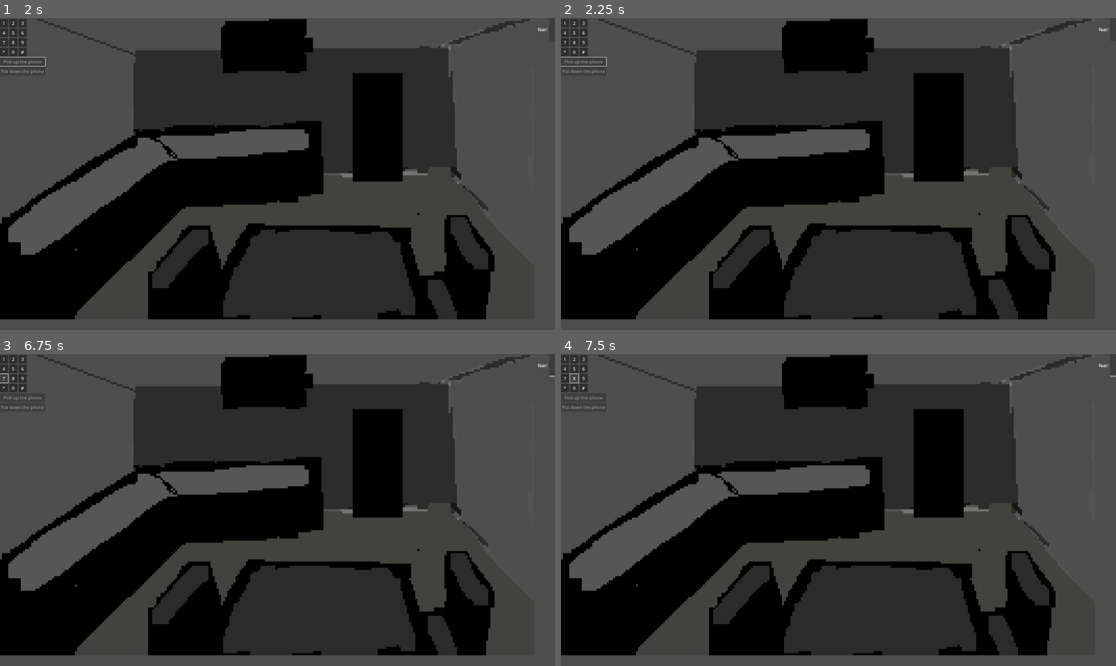
Above: before the commit, frames 1-4 (two rows, left to right).
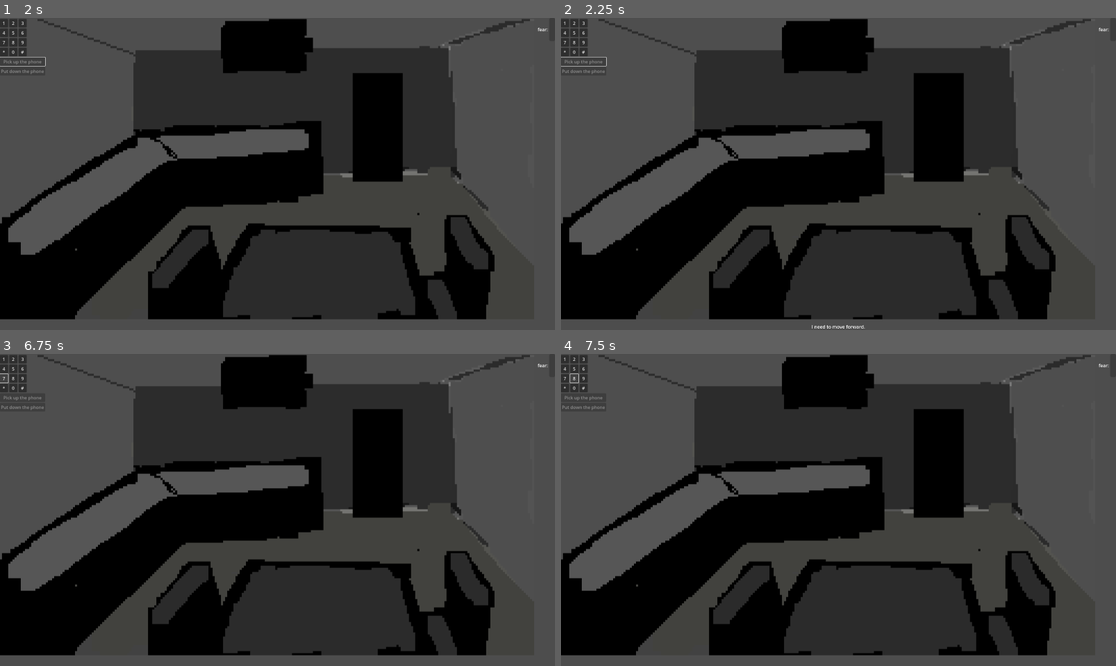
Above: after the commit, the same moments.

Repository: HypotheticalWhale/gamejai-0
Game: Godot game, scene res://Main.tscn
The game is run twice, just before and just after one commit, with the same random seed, the same clock (stepped at 60 frames per second) and the same inputs.
Inputs (mouse positions are in pixels of both pictures, inside the frame that each line leads up to):
- Up to frame 1 (2 s): tap Enter at 0.5 s; move the mouse to (399, 158) at 0.52 s; hold Up (ui_up) 0.53-1.25 s; click (399, 158) at 0.67 s; click "Pick up the phone" at 1.25 s
- Up to frame 2 (2.25 s): click "3" at 2 s
- Up to frame 3 (6.75 s): click "1" at 2.75 s; click "2" at 3.5 s; click "4" at 4.25 s; click "5" at 5 s; click "6" at 5.75 s; click "7" at 6.5 s
- Up to frame 4 (7.5 s): click "8" at 7.25 s

Frame 1 is identical in both runs. In frame 2, less than 0.1% of the frame differs, in the area x 45-55%, y 98-100%; in frame 3, less than 0.1%; in frame 4, less than 0.1%.

Commit message:
added 3 dialogs

Diff:
--- a/Globals.gd
+++ b/Globals.gd
@@ -31,3 +31,29 @@
 var num_rows = 3
 var picture_global_position = Vector2(480, 240)
 # end unscramble picture variables
+
+# start dialog variables
+var dialog_data = {
+	"BEGINNING": "I need to move forward.",
+	"UPON REACHING BEDROOM": "There’s nowhere to go from here.",
+	"AFTER 30 SECONDS OF BEING IN BEDROOM": "There has to be something I can do…",
+	"AFTER OPENING CLOSET":" A secret door… I wonder how long this has been here. ",
+	"CORRIDOR DIALOGUE (NECESSARY, TO SET SCENE FOR TIER 2)":" Is it really alright to keep moving forward? I don’t know if I have the right. ",
+	"CORRIDOR DIALOGUE (NECESSARY, TO SET SCENE FOR TIER 3)":" There has to be an end to all this. There has to be something I can do to move on.",
+	"CORRIDOR DIALOGUE (UPON ENTERING CORRIDOR FOR SECOND TIME, PICTURE INCOMPLETE– HINT!)":" I can’t seem to remember her face… I wish I could see a picture. ",
+	"CORRIDOR DIALOGUE (UPON ENTERING CORRIDOR FOR SECOND TIME, CALL INCOMPLETE– HINT!)":" I wish I could hear her voice… then I’d know what to do. ",
+	"COMPLETION OF PUZZLE":" That’s what she looked like… we look happy. ",
+	"PHONE DIALOGUE 1": "You’ve reached: GLADWELL HOSPITAL. If you have a grievous injury, press 1. If you have medical queries, press 2. If you’d like to make an appointment, press 3. (That’s not it.) ",
+	"PHONE DIALOGUE 2":" BZZT. BZZT. LOW, GROWLING SOUNDS. ",
+	"PHONE DIALOGUE 3":" BZZT. BZZT. SOBBING, DISTANT. ",
+	"PHONE DIALOGUE 4":" (Man’s voice, angry.) Hello? Who is this? Hello? I know you’re there. I don’t ever want you calling this number again, you understand? ",
+	"PHONE DIALOGUE 5":" Breathing sounds. Phone hangs up. ",
+	"PHONE DIALOGUE 6 (CORRECT) ":" (Woman’s Voice) Hello? Hey, you. It’s good to hear your voice. I’ve got something very important to tell you. (pause) (laughter, clear and bright). Did you think it was really me? (Laughter). Thanks for calling. Leave a message or something. Bye!",
+	"CORRIDOR DIALOGUE (NECESSARY, TO SET SCENE FOR TIER 4)": "I don’t know if I want to, but I’m starting to remember. ",
+	"DIALOGUE 1 (TRIGGERED BY ENTERING CORRIDOR SECOND TIME)": "How many years did we spend here? How many times did we walk through these rooms? I cannot stop moving forward. I am a stone thrown, arrow fired, a promise set in some distant future.",
+	"DIALOGUE 2 (TRIGGERED BY ENTERING CORRIDOR THIRD TIME)":"Is it fair? Is there a world in which I hold her in my arms again, born anew, a slate wiped clean, to meet as if we’d never met, would we play out this same, tragic myth?",
+	"DIALOGUE 3 (TRIGGERED BY ENTERING CORRIDOR FOURTH TIME)": "There is no justice, not for something like me. There is no world in which I am allowed to hold. Unborn, filth, to never meet because we had to meet. I know how it ends. I know how it all ends.",
+	"UPON ENTERING BEDROOM FOR THE LAST TIME, CORRIDOR LOCKED": "There’s nothing left. There’s nowhere left to go. I know how it ends. I know how it all ends.",
+	"FINAL DIALOGUE (UPON TURNING BACK)": "I’m sorry. I’m sorry. I’m sorry. I’m sorry. I’m sorry. I’m sorry."
+}
+# end dialog variables
--- a/Main.gd
+++ b/Main.gd
@@ -4,7 +4,7 @@
 var current_room_string = "res://Scenes/Screen.tscn"
 var current_room = null
 var first_stage = true
-var player_has_key = true
+var player_has_key = false
 @onready var fear_timer: Timer = %FearTimer
 var stage: int = 3  # Start at Stage 1
 var basefeat = {
@@ -30,7 +30,7 @@
 		fear_timer.stop()
 		fear_timer.start()
 
-	if first_stage and new_pos == Vector2(0,4):
+	if first_stage and new_pos == Vector2(0,5):
 		print("No room here")
 		return
 
@@ -61,6 +61,13 @@
 	var scene = load(scene_to_load).instantiate()
 	load_room()
 
+	await get_tree().create_timer(2).timeout
+	%Dialog.visible = true
+	%Dialog.text = Globals.dialog_data["BEGINNING"]
+	await get_tree().create_timer(3).timeout
+	%Dialog.visible = false
+
+
 func _process(delta: float) -> void:
 	%FearMeter.value = Globals.fear
 	if Input.is_action_just_pressed("ui_up"):
--- a/Main.tscn
+++ b/Main.tscn
@@ -33,6 +33,20 @@
 fill_mode = 3
 show_percentage = false
 
+[node name="Dialog" type="Label" parent="CanvasLayer"]
+unique_name_in_owner = true
+visible = false
+anchors_preset = 7
+anchor_left = 0.5
+anchor_top = 1.0
+anchor_right = 0.5
+anchor_bottom = 1.0
+offset_left = -20.0
+offset_top = -23.0
+offset_right = 20.0
+grow_horizontal = 2
+grow_vertical = 0
+
 [node name="FearTimer" type="Timer" parent="."]
 unique_name_in_owner = true
 wait_time = 3.0
--- a/Scenes/Bedroom.tscn
+++ b/Scenes/Bedroom.tscn
@@ -134,6 +134,15 @@
 text = "aksjdhflkjasdfhkldsjhalkfjhfd"
 script = ExtResource("3_0y5hw")
 
+[node name="Closet" type="Button" parent="." index="3"]
+layout_mode = 0
+offset_left = 863.0
+offset_top = 510.0
+offset_right = 1094.0
+offset_bottom = 541.0
+text = "this is a closet"
+
 [connection signal="pressed" from="ScrambledPicture/ExitPicture" to="." method="_on_exit_picture_pressed"]
 [connection signal="pressed" from="ShowPicture" to="." method="_on_show_picture_pressed"]
 [connection signal="pressed" from="ShowPicture" to="ShowPicture" method="_on_pressed"]
+[connection signal="pressed" from="Closet" to="." method="_on_closet_pressed"]
--- a/Scenes/bedroom.gd
+++ b/Scenes/bedroom.gd
@@ -3,6 +3,18 @@
 func _ready() -> void:
 	await update_picture_id2coord()
 	await initialize_picture()
+	var dialog = get_tree().current_scene.get_node("CanvasLayer/Dialog")
+	if get_tree().current_scene.stage == 3:
+		dialog.visible = true
+		dialog.text = Globals.dialog_data["UPON REACHING BEDROOM"]
+		await get_tree().create_timer(3).timeout
+		dialog.visible = false
+
+	await get_tree().create_timer(3).timeout
+	dialog.visible = true
+	dialog.text = Globals.dialog_data["AFTER 30 SECONDS OF BEING IN BEDROOM"]
+	await get_tree().create_timer(3).timeout
+	dialog.visible = false
 
 func get_adjacent_gap(tile_coord):
 	# id 8 represents gap
@@ -88,3 +100,8 @@
 
 func _on_exit_picture_pressed() -> void:
 	%ScrambledPicture.visible = false
+
+
+func _on_closet_pressed() -> void:
+	# change closet image here
+	get_tree().current_scene.player_has_key = true
Not shown, added: Assets/Bedroom.png.import
Not shown: 1 places in Scenes/Bedroom.tscn that only renumber resources
